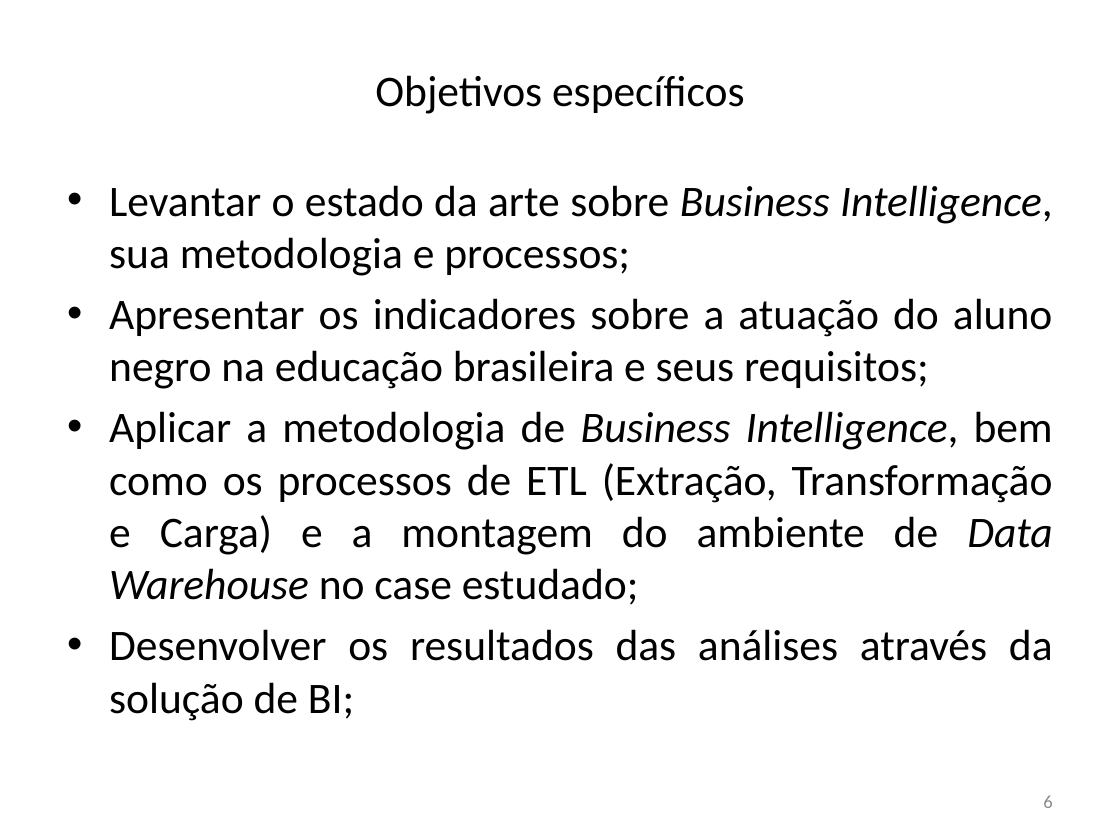
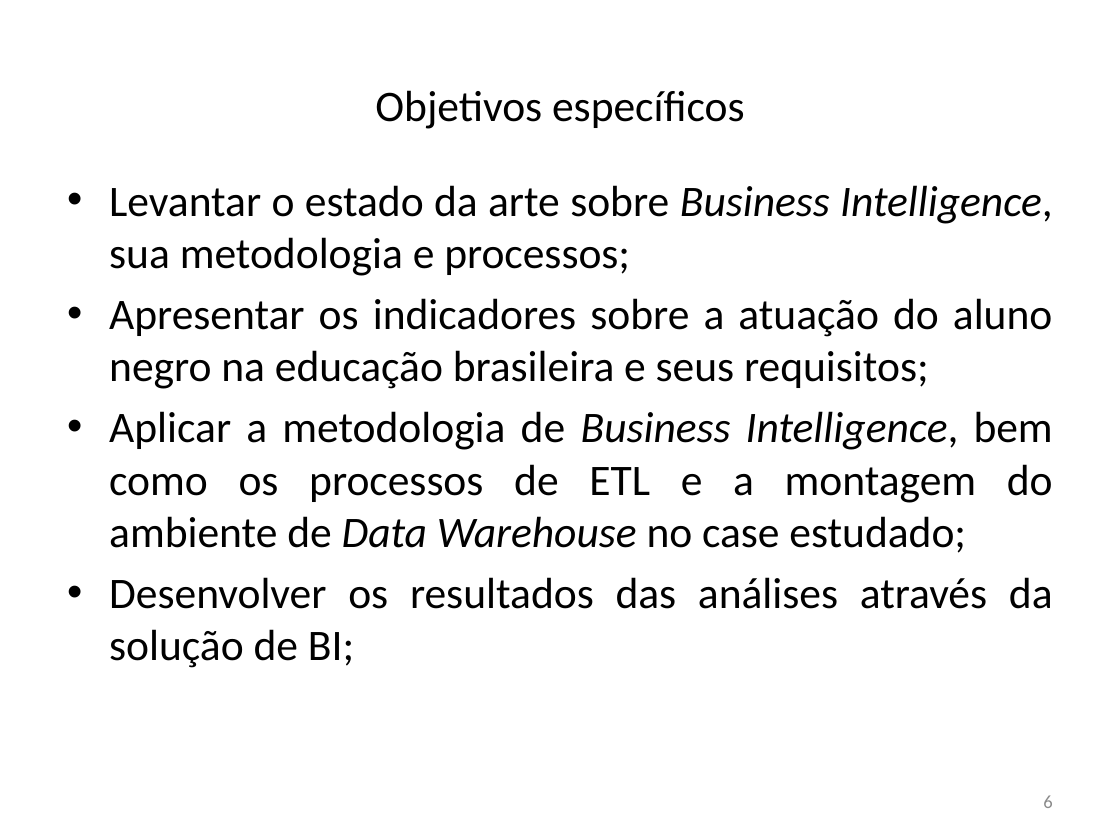
Before and after one commit to krieggerms/Analise-da-Insercao-do-Aluno-Negro-com-BI, a slide deck: slide 6 of APRESENTAÇÃO TCC.pptx. Drawn at 1120x840 pixels with LibreOffice and Linux fonts; fonts in the diff are those of the drawing; background and template pictures are left out. Boxes give left, top, right and bottom in pixels: in the first picture for what was removed or moved away, otherwise in the second. Text is boxed around its words. In the diff, an @@ line names an element or a change of style, - is before the commit and + after.

```diff
--- a/APRESENTAÇÃO TCC.pptx
+++ b/APRESENTAÇÃO TCC.pptx
@@ title "Objetivos específicos": place and size @@
-title "Objetivos específicos" at bbox=[375, 75, 745, 114]
+title "Objetivos específicos" at bbox=[375, 90, 745, 129]
@@ text at bbox=[109, 411, 1053, 553]: text changed @@
-• Aplicar a metodologia de Business Intelligence, bem como os processos de ETL (Extração, Transformação e Carga) e a montagem do ambiente de Data Warehouse no case estudado;
+• Aplicar a metodologia de Business Intelligence, bem como os processos de ETL e a montagem do ambiente de Data Warehouse no case estudado;
```
Also in this commit, not shown: 16 other slides changed, 1 other file.
